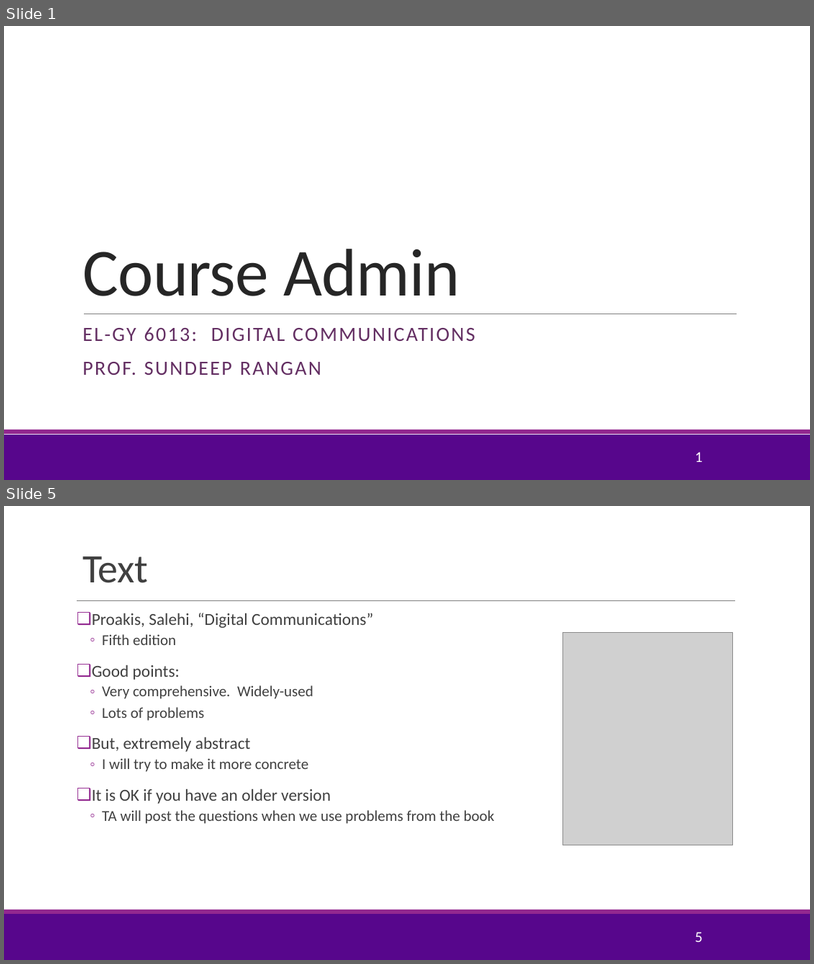
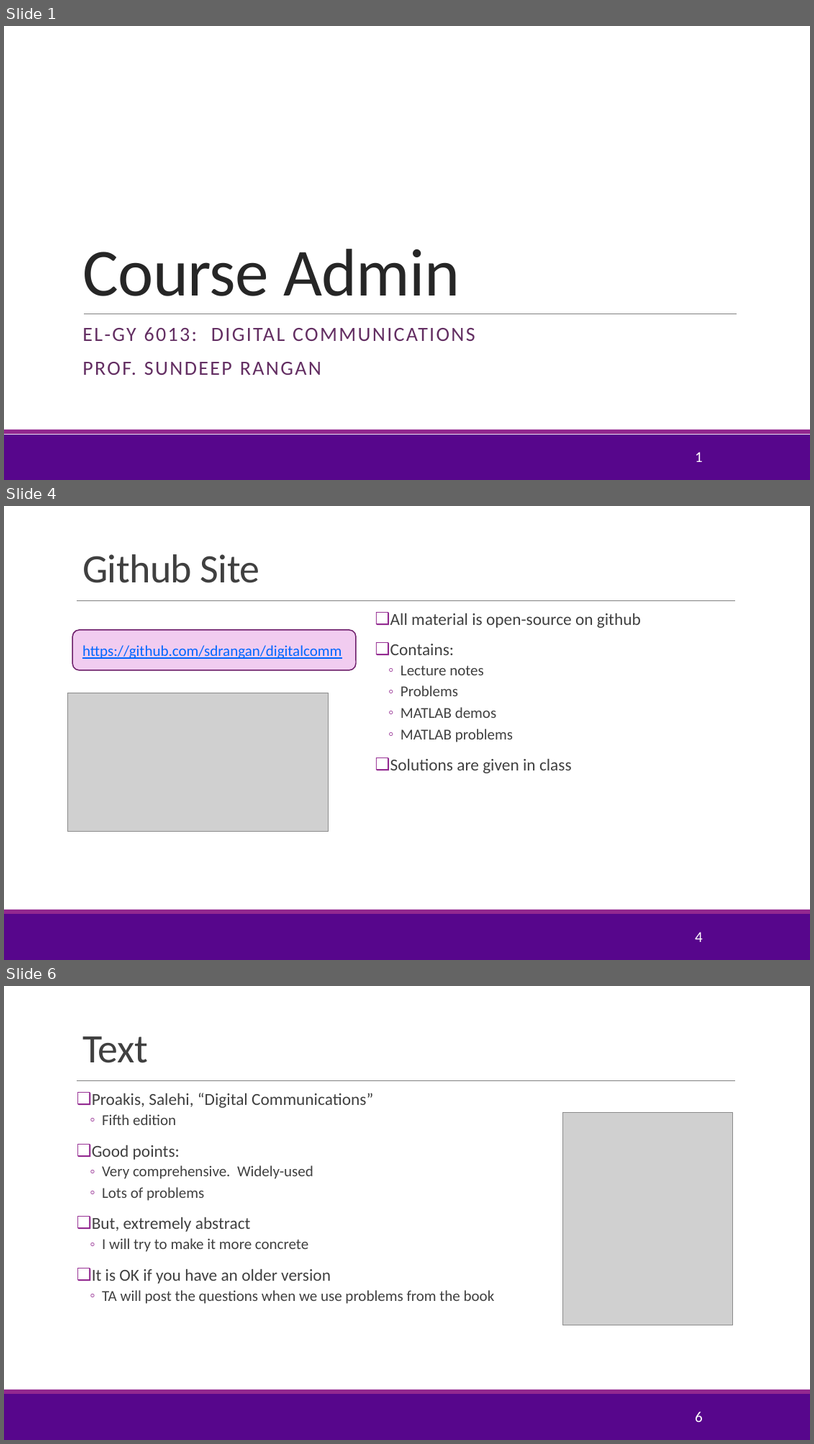
Before and after one commit to sdrangan/digitalcomm, a slide deck: Lectures/CourseAdmin.pptx. Shown one above the other, each under a label of ours: slides 1 and 5 before the commit, slides 1, 4 and 6 after it; the slides between them are not shown. The pictures are 814x964 and 814x1444 pixels, drawn with LibreOffice and Linux fonts; fonts in the diff are those of the drawing; grey boxes stand for pictures; background and template pictures are left out. Boxes give left, top, right and bottom in pixels: in the first picture for what was removed or moved away, otherwise in the second. Text is boxed around its words. In the diff, an @@ line names an element or a change of style, - is before the commit and + after.

```diff
--- a/Lectures/CourseAdmin.pptx
+++ b/Lectures/CourseAdmin.pptx
@@ slide 4 added at bbox=[4, 506, 810, 960], background #FFFFFF; not listed: 3 template elements that a slide beside it also shows @@
@@ title added at bbox=[82, 554, 260, 583], 48 pt, text #404040 @@
+Github Site
@@ text added at bbox=[391, 613, 641, 773], 20 pt, text #404040 @@
+❑ All material is open-source on github
+❑ Contains:
+  ◦ Lecture notes
+  ◦ Problems
+  ◦ MATLAB demos
+  ◦ MATLAB problems
+❑ Solutions are given in class
@@ rounded rectangle added at bbox=[72, 630, 356, 671], fill #F1CCF0, outline #6C1D6A 1.25 pt @@
@@ text added at bbox=[82, 645, 342, 659], 18 pt, text #0066FF, underline @@
+https://github.com/sdrangan/digitalcomm
@@ picture added at bbox=[67, 692, 329, 831] @@
@@ page number added at bbox=[695, 932, 703, 942], 18 pt, text #FFFFFF @@
+4
@@ what was slide 5 is now slide 6 @@
@@ page number at bbox=[695, 1411, 703, 1422]: text changed @@
-5
+6
```
Also in this commit, not shown: 9 slides changed, 2 other slides added, 1 slide removed, 4 other files.
